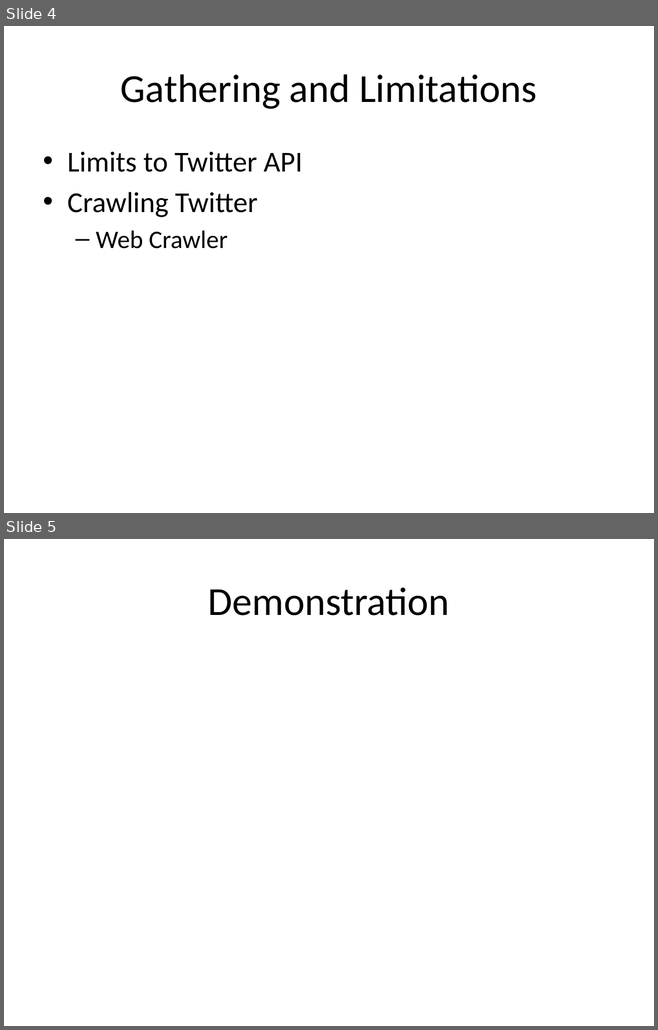
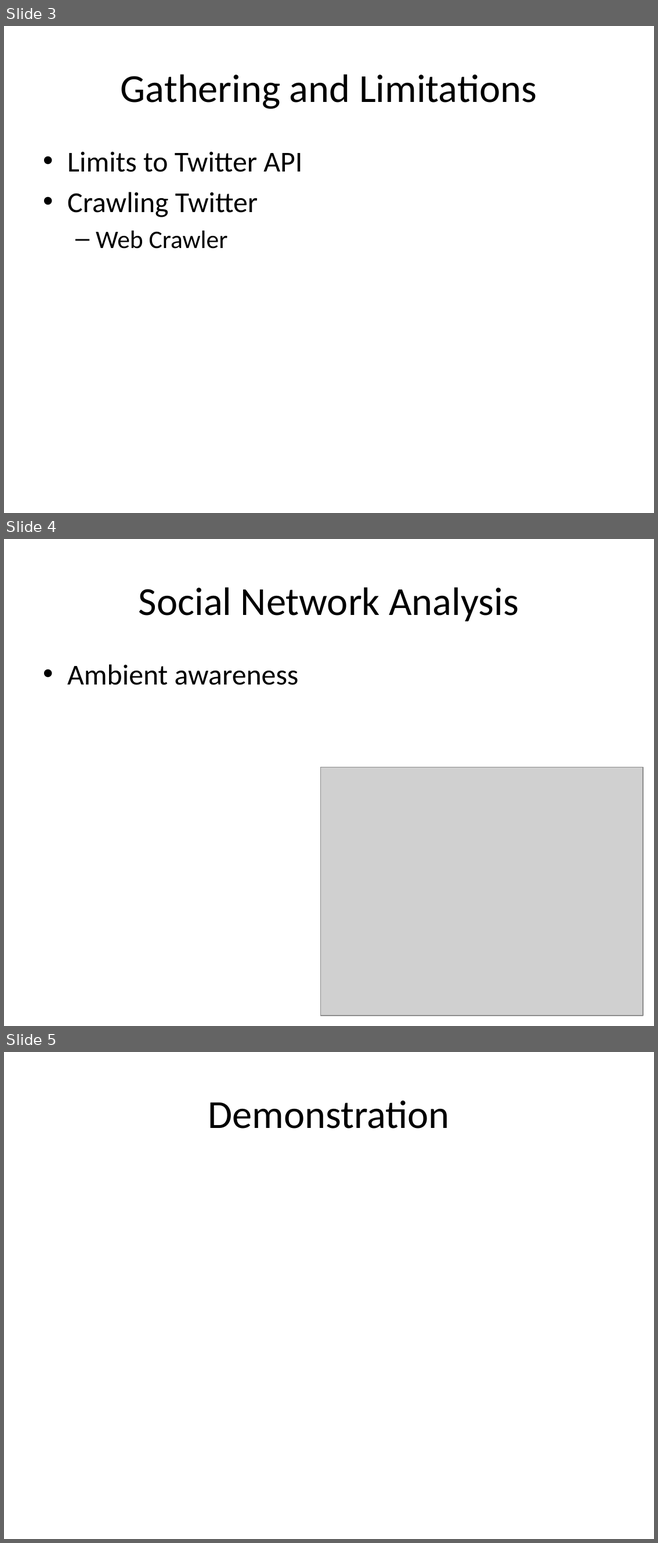
Before and after one commit to isurup/kalle-martin-group, a slide deck: SSE3/MartinPresentation/project.pptx. Shown one above the other, each under a label of ours: slides 4 and 5 before the commit, slides 3, 4 and 5 after it. The pictures are 658x1030 and 658x1543 pixels, drawn with LibreOffice and Linux fonts; fonts in the diff are those of the drawing; grey boxes stand for pictures. Boxes give left, top, right and bottom in pixels: in the first picture for what was removed or moved away, otherwise in the second. Text is boxed around its words. In the diff, an @@ line names an element or a change of style, - is before the commit and + after.

```diff
--- a/SSE3/MartinPresentation/project.pptx
+++ b/SSE3/MartinPresentation/project.pptx
@@ slide 4 added at box(4, 539, 654, 1026), background #FFFFFF @@
@@ title added at box(139, 587, 518, 621), 44 pt, text #000000 @@
+Social Network Analysis
@@ text added at box(67, 664, 299, 685), 32 pt, text #000000 @@
+• Ambient awareness
@@ picture added at box(320, 767, 643, 1016) @@
@@ what was slide 4 is now slide 3 @@
```
Also in this commit, not shown: 2 slides changed, 1 slide removed.
